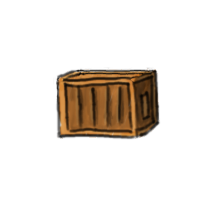
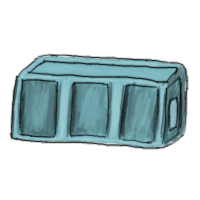
Revision of a layered (200, 200) image; what changed, layer by layer:
added layer "warehouse lines" above "warehouse shadow" over (x1=9, y1=53, x2=189, y2=150)
added layer "warehouse shadow" above "warehouse light" over (x1=10, y1=64, x2=188, y2=147)
added layer "warehouse light" (soft light) above "warehouse color" over (x1=11, y1=54, x2=189, y2=147)
added layer "warehouse color" above "expander line" over (x1=9, y1=53, x2=189, y2=150)
hid "expander line" over (x1=53, y1=66, x2=161, y2=140)
hid "expander shadow" over (x1=65, y1=71, x2=160, y2=137)
hid "expander light" over (x1=58, y1=69, x2=159, y2=139)
hid "expander color" over (x1=56, y1=68, x2=160, y2=139)
